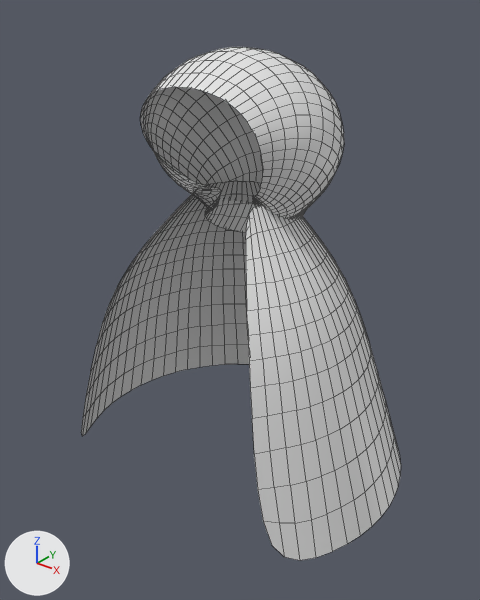
The FBX model Unity/Contes_RVTeam/Assets/Props/Chaperon Rouge/Chaperon/Chaperon.fbx as it was, and as the next commit left it.
Rendered twice from a camera (50 mm lens) standing at (1.007, -1.2, 2.622) and looking at (-0.004, 0.063, 1.839). Every picture has the same lights, and +X, +Y and +Z are marked at lower left. Mesh edges are drawn as thin lines.

The scene before the commit, as lines of its bpy script (objects in view):
```python
me_cylinder_001 = bpy.data.meshes.new('Cylinder.001')
me_cylinder_001.from_pydata(...)  # 1422 vertices, 1312 faces; spans x -0.473..0.473, y -0.317..0.472, z -0.897..0.229
ob_chaperon = bpy.data.objects.new('Chaperon', me_cylinder_001)
ob_chaperon.location = (0.0, 0.058, 2.25)
```
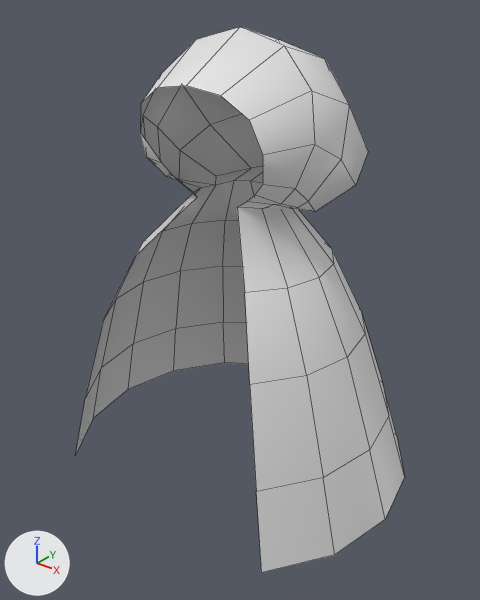
Commit message: Révision chaperon

Diff of the bpy script that builds the scene:
```diff
--- a/Unity/Contes_RVTeam/Assets/Props/Chaperon Rouge/Chaperon/Chaperon.fbx.py
+++ b/Unity/Contes_RVTeam/Assets/Props/Chaperon Rouge/Chaperon/Chaperon.fbx.py
@@ me_cylinder_001 @@
 # used by ob_chaperon; location = (0.0, 0.058, 2.25)
-me_cylinder_001.from_pydata(...)  # 1422 vertices, 1312 faces; spans x -0.473..0.473, y -0.317..0.472, z -0.897..0.229
+me_cylinder_001.from_pydata(...)  # 120 vertices, 102 faces; spans x -0.484..0.484, y -0.345..0.483, z -0.897..0.272
+# me_cylinder_001 part 1: the loose piece of 637 vertices spanning x -0.473..0.473, y -0.317..0.472, z -0.897..-0.112 is rebuilt with 120 vertices and now spans x -0.484..0.484, y -0.345..0.483, z -0.897..0.272
+# me_cylinder_001 part 2: the loose piece of 785 vertices spanning x -0.255..0.246, y -0.181..0.242, z -0.265..0.229 is deleted
+# me_cylinder_001 part 3: the surface is now shaded smooth
```

What differs and where, as boxes [x1, y1, x2, y2] in the pictures (480 x 600 px):
'Chaperon', reshaped (6% taller): before [81, 47, 401, 561]; after [76, 27, 405, 572]
part 1 of me_cylinder_001, rebuilt (43% taller): before [81, 181, 401, 561]; after [76, 27, 405, 572]
part 2 of me_cylinder_001, deleted: before [140, 47, 344, 232]
